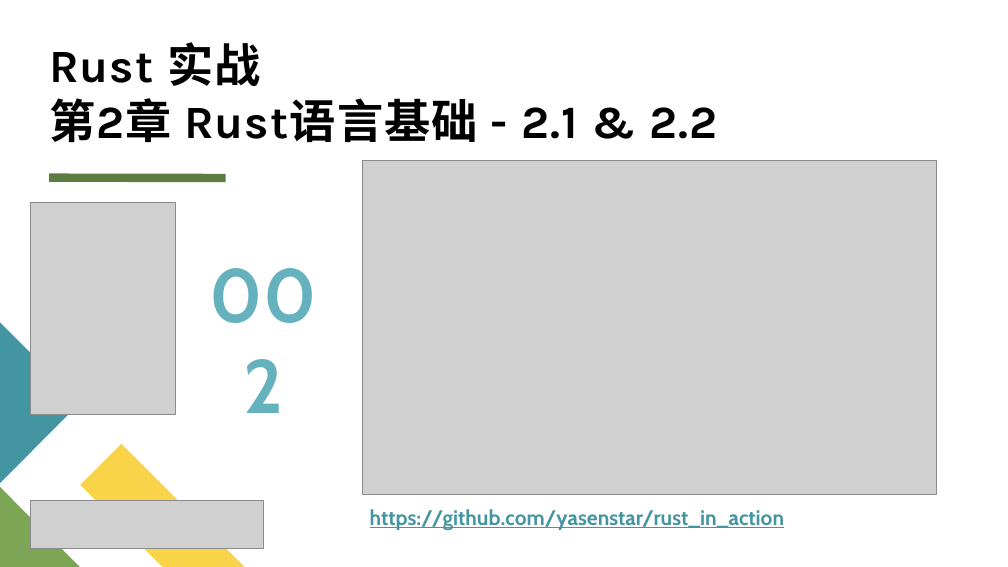
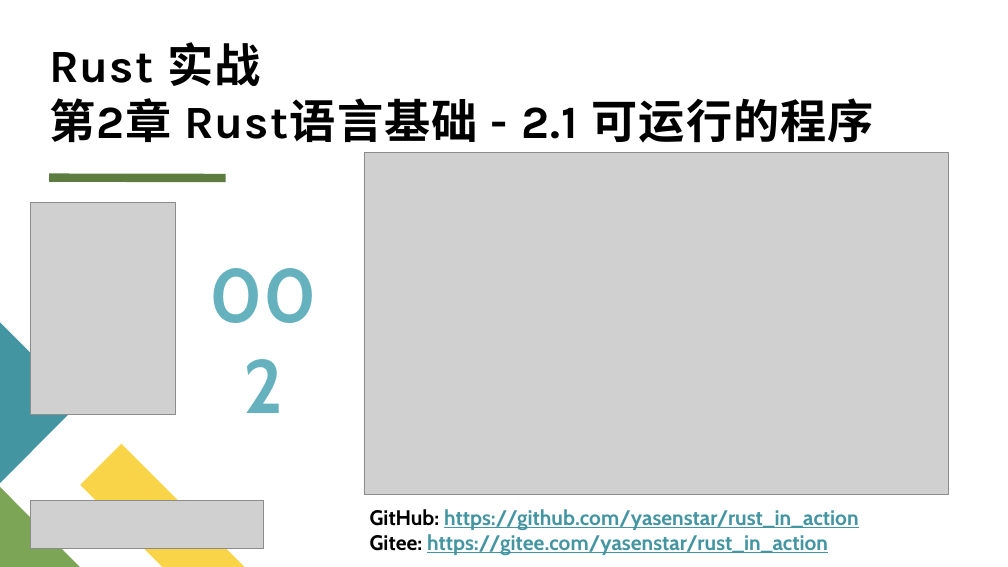
Before and after one commit to yasenstar/rust_in_action, a slide deck: slide 3 of rust_in_action_pages.pptx. Drawn at 1008x567 pixels with LibreOffice and Linux fonts; fonts in the diff are those of the drawing; grey boxes stand for pictures. Boxes give left, top, right and bottom in pixels: in the first picture for what was removed or moved away, otherwise in the second. Text is boxed around its words. In the diff, an @@ line names an element or a change of style, - is before the commit and + after.

```diff
--- a/rust_in_action_pages.pptx
+++ b/rust_in_action_pages.pptx
@@ title at <box>49,42,874,143</box>: text changed @@
-Rust 实战
-第2章 Rust语言基础 - 2.1 & 2.2
+Rust 实战
+第2章 Rust语言基础 - 2.1 可运行的程序
@@ picture: place and size @@
-picture at <box>362,161,936,495</box>
+picture at <box>364,153,948,495</box>
@@ text at <box>370,509,859,556</box>: text changed @@
-https://github.com/yasenstar/rust_in_action
+GitHub: https://github.com/yasenstar/rust_in_action
+Gitee: https://gitee.com/yasenstar/rust_in_action
```
Also in this commit, not shown: 1 slide added, 5 other files.
